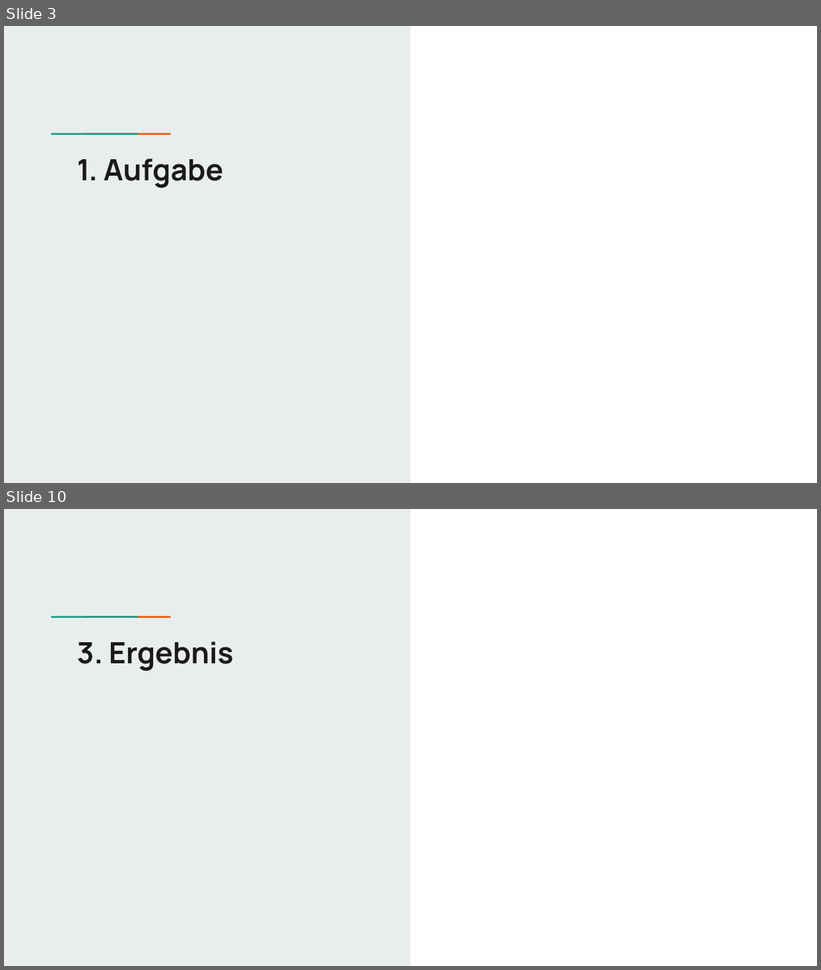
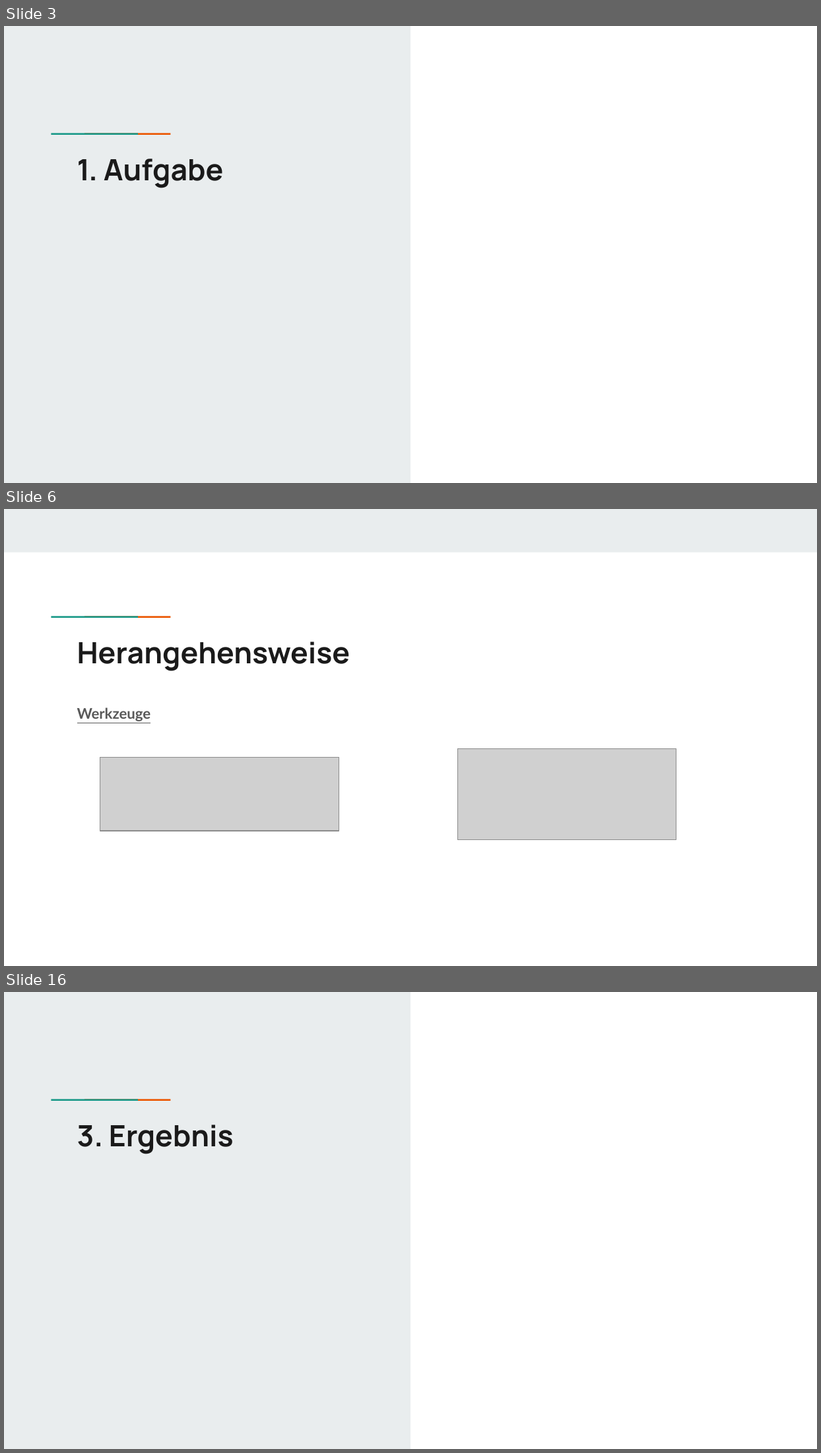
Before and after one commit to vaerl/Uni_MT_Food-Truck, a slide deck: documentation/Präsentation/Präsentation_App.pptx. Shown one above the other, each under a label of ours: slides 3 and 10 before the commit, slides 3, 6 and 16 after it; the slides between them are not shown. The pictures are 821x970 and 821x1453 pixels, drawn with LibreOffice and Linux fonts; fonts in the diff are those of the drawing; grey boxes stand for pictures. Boxes give left, top, right and bottom in pixels: in the first picture for what was removed or moved away, otherwise in the second. Text is boxed around its words. In the diff, an @@ line names an element or a change of style, - is before the commit and + after.

```diff
--- a/documentation/Präsentation/Präsentation_App.pptx
+++ b/documentation/Präsentation/Präsentation_App.pptx
@@ slide 6 added at bbox=[4, 509, 817, 966], background #FFFFFF; not listed: 2 template elements that a slide beside it also shows @@
@@ rectangle added at bbox=[4, 509, 817, 552], fill #E9EDEE @@
@@ title added at bbox=[77, 642, 350, 671], 26 pt, text #1A1A1A, bold @@
+Herangehensweise
@@ text added at bbox=[77, 708, 151, 722], 13 pt, text #595959, bold, underline @@
+Werkzeuge
@@ picture added at bbox=[100, 758, 339, 831] @@
@@ picture added at bbox=[457, 749, 677, 840] @@
@@ what was slide 10 is now slide 16 @@
```
Also in this commit, not shown: 1 slide changed, 11 other slides added, 7 slides removed, 24 other files.
